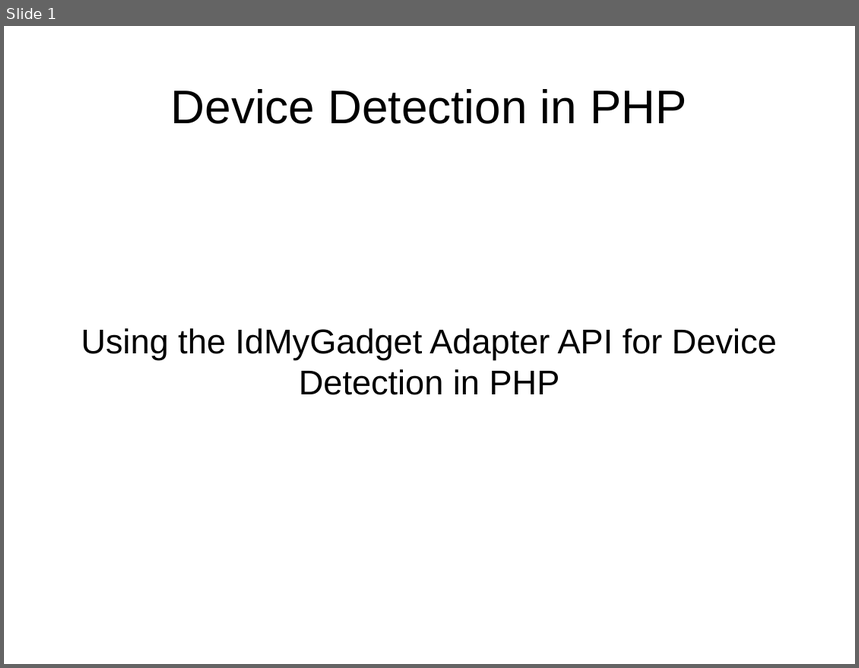
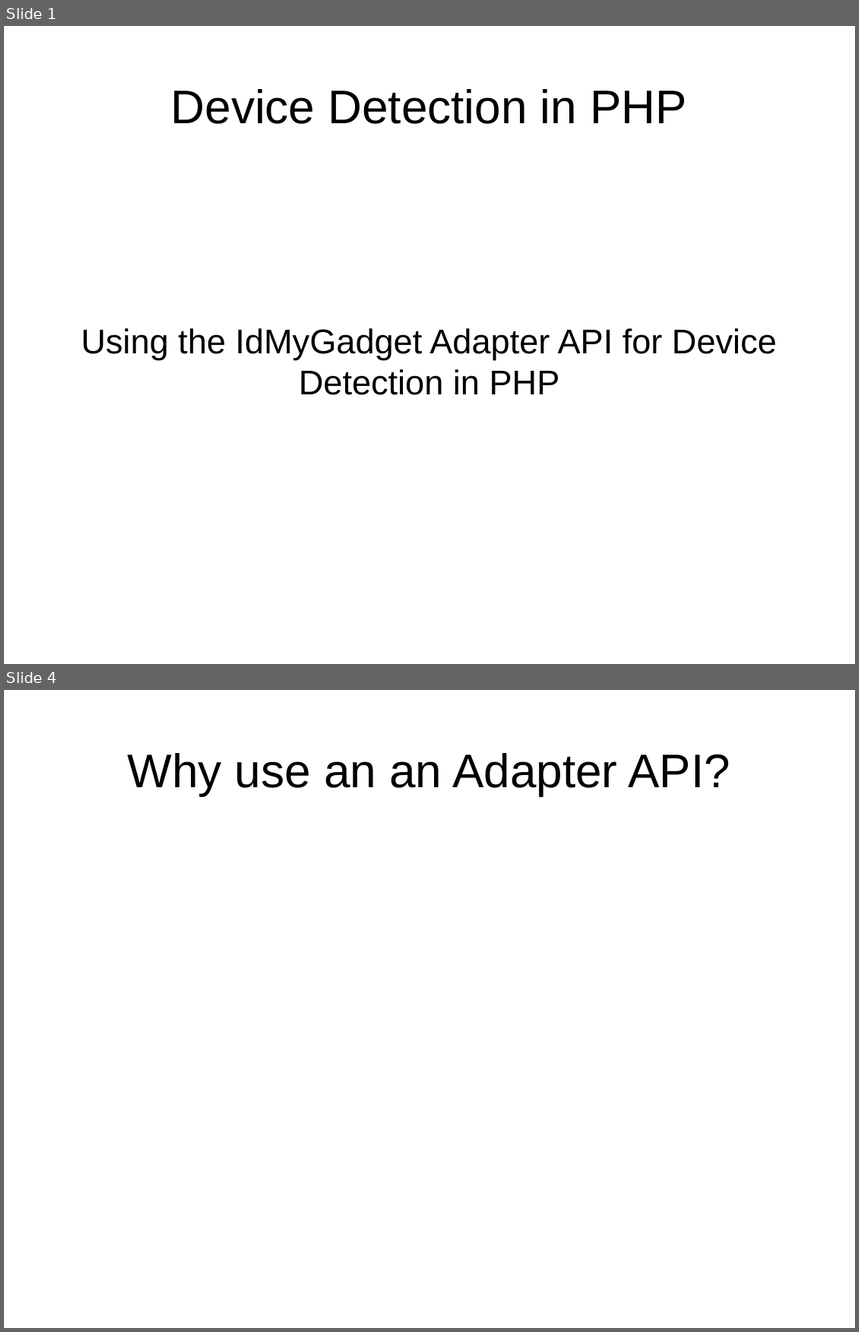
Before and after one commit to tomwhartung/jmws_accoutrements, a slide deck: presentations/2015_08-FRPUG/Device_Detection_PHP.odp. Shown one above the other, each under a label of ours: slide 1 before the commit, slides 1 and 4 after it; the slides between them are not shown. The pictures are 859x668 and 859x1332 pixels, drawn with LibreOffice and Linux fonts; fonts in the diff are those of the drawing. Boxes give left, top, right and bottom in pixels: in the first picture for what was removed or moved away, otherwise in the second. Text is boxed around its words. In the diff, an @@ line names an element or a change of style, - is before the commit and + after.

Commit message:
Added some slides, with titles only for now, to the presentations.

```diff
--- a/presentations/2015_08-FRPUG/Device_Detection_PHP.odp
+++ b/presentations/2015_08-FRPUG/Device_Detection_PHP.odp
@@ slide 4 added at [4, 690, 855, 1328], background #FFFFFF @@
@@ title added at [128, 753, 730, 796], 44 pt, text #000000 @@
+Why use an an Adapter API?
```
Also in this commit, not shown: 5 other slides added, 1 other file.
